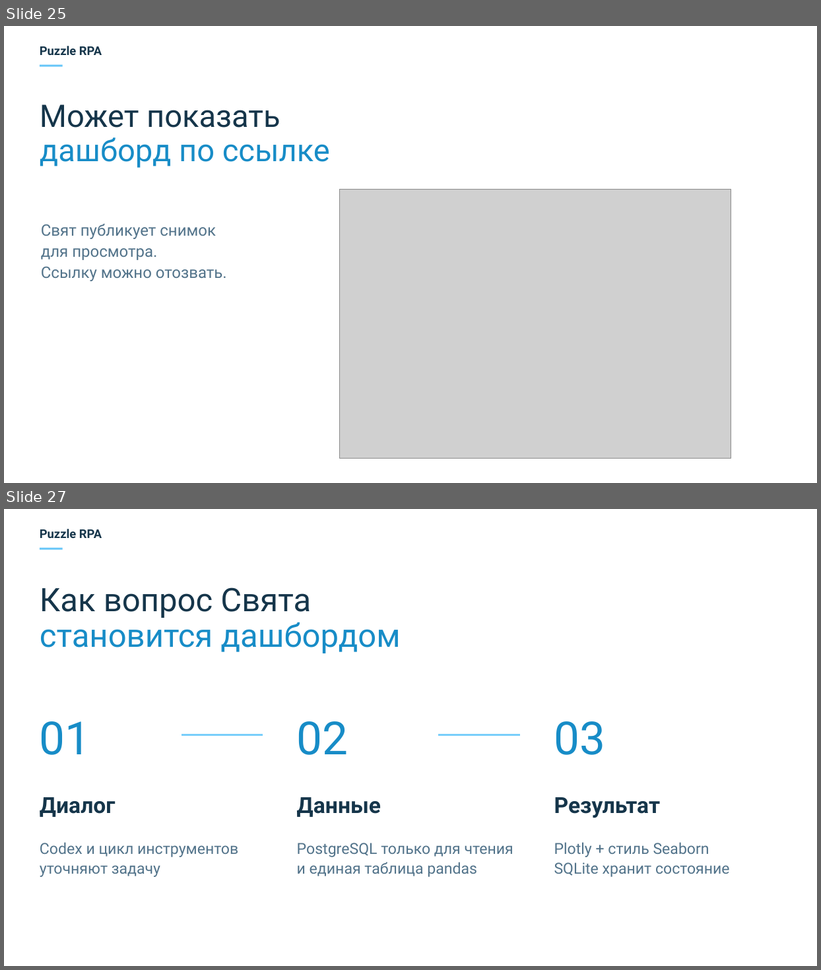
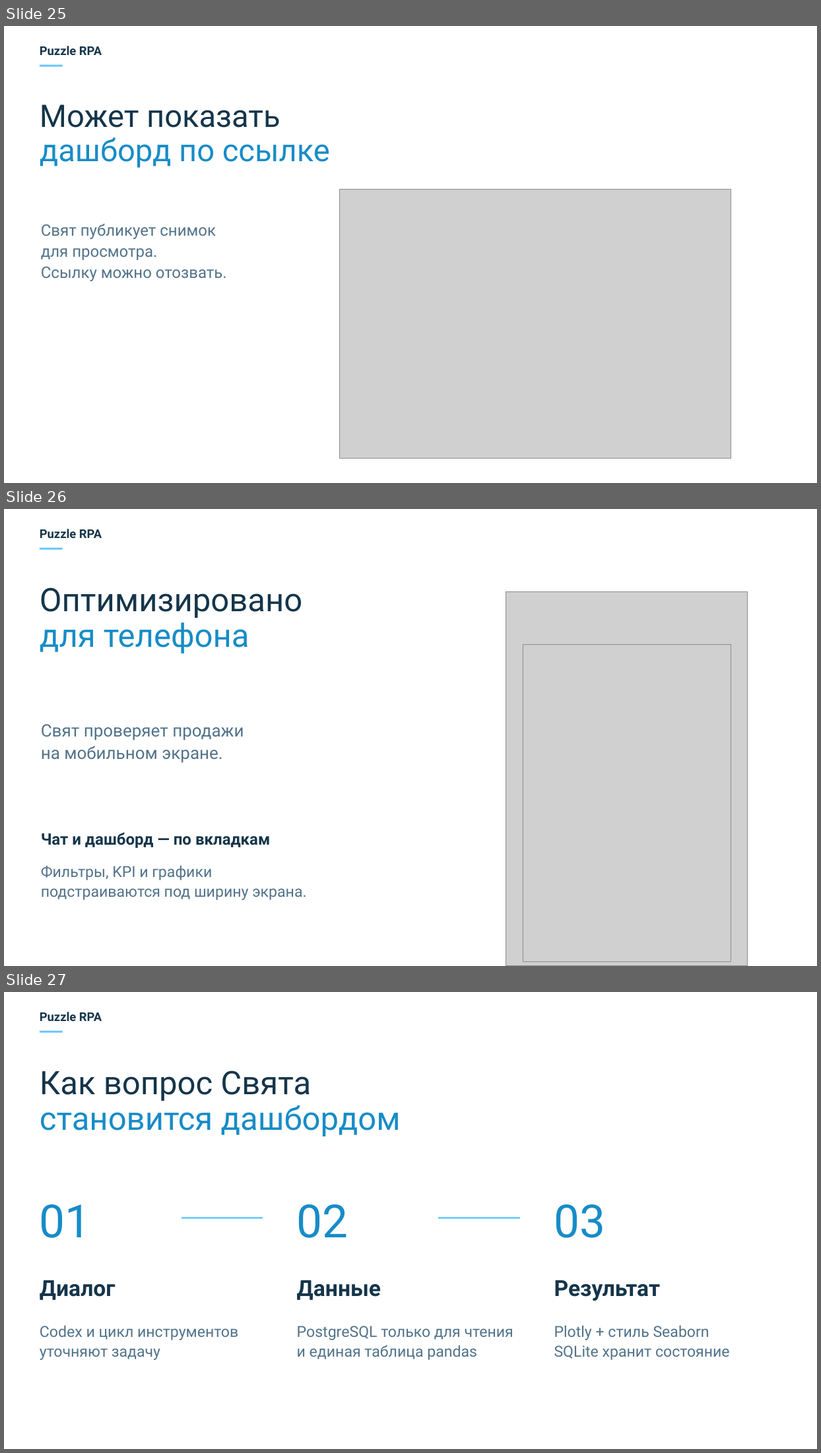
Before and after one commit to DertyuGameDev/bi-bot-dashboard, a slide deck: docs/presentation/BI-бот дашборд — история Свята.pptx. Shown one above the other, each under a label of ours: slides 25 and 27 before the commit, slides 25, 26 and 27 after it; the slides between them are not shown. The pictures are 821x970 and 821x1453 pixels, drawn with LibreOffice and Linux fonts; fonts in the diff are those of the drawing; grey boxes stand for pictures. Boxes give left, top, right and bottom in pixels: in the first picture for what was removed or moved away, otherwise in the second. Text is boxed around its words. In the diff, an @@ line names an element or a change of style, - is before the commit and + after.

Commit message:
Improve screenshot boundaries and mobile presentation slide [skip ci]

```diff
--- a/docs/presentation/BI-бот дашборд — история Свята.pptx
+++ b/docs/presentation/BI-бот дашборд — история Свята.pptx
@@ slide 26 added at (4,509,817,966), background #FFFFFF @@
@@ text added at (40,529,102,538), 14.2 pt, text #15354A, bold @@
+Puzzle RPA
@@ rectangle added at (40,548,63,550), fill #66C6F8 @@
@@ text added at (40,588,302,618), 38.2 pt, text #15354A @@
+Оптимизировано
@@ picture added at (506,591,748,966) @@
@@ text added at (40,623,250,654), 38.2 pt, text #178CC7 @@
+для телефона
@@ picture added at (523,645,732,962) @@
@@ text added at (41,724,244,763), 20.2 pt, text #52738A @@
+Свят проверяет продажи
+на мобильном экране.
@@ text added at (41,832,270,848), 18.8 pt, text #15354A, bold @@
+Чат и дашборд — по вкладкам
@@ text added at (41,865,306,900), 18 pt, text #52738A @@
+Фильтры, KPI и графики
+подстраиваются под ширину экрана.
```
Also in this commit, not shown: 1 slide removed, 6 other files.
